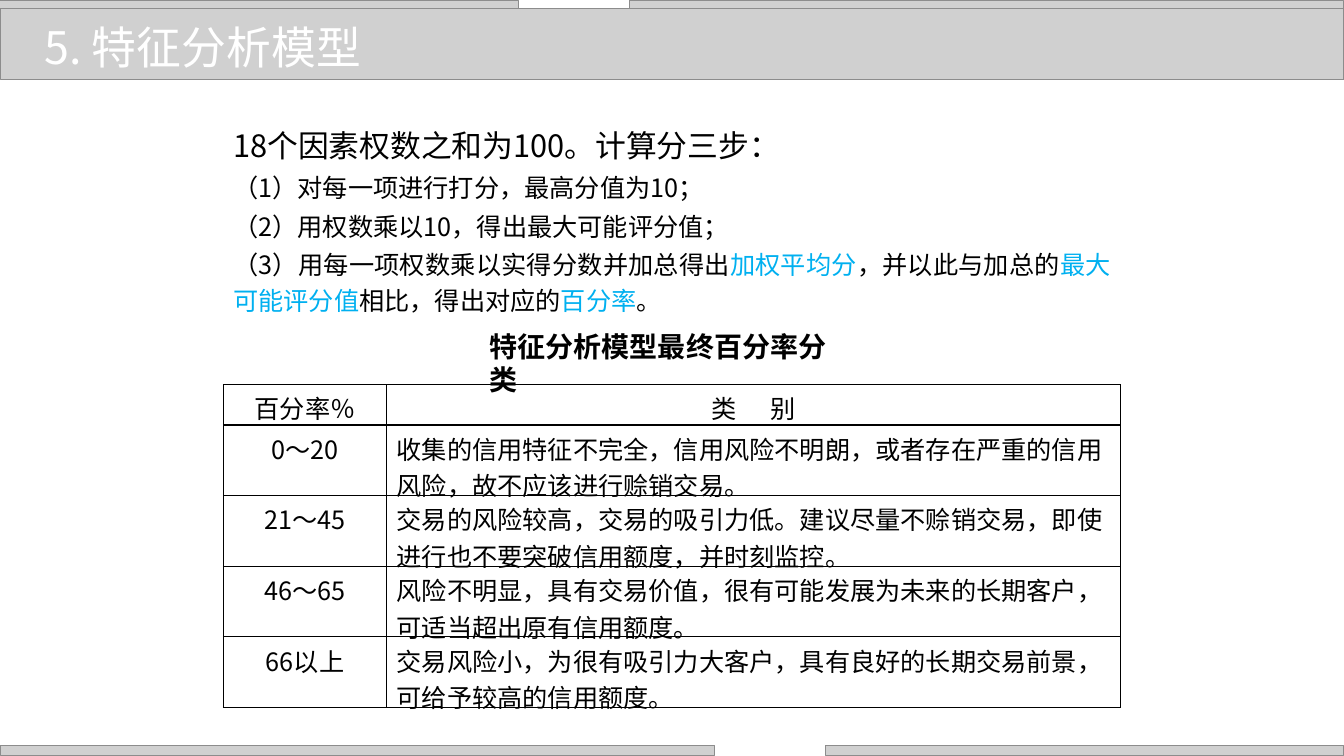
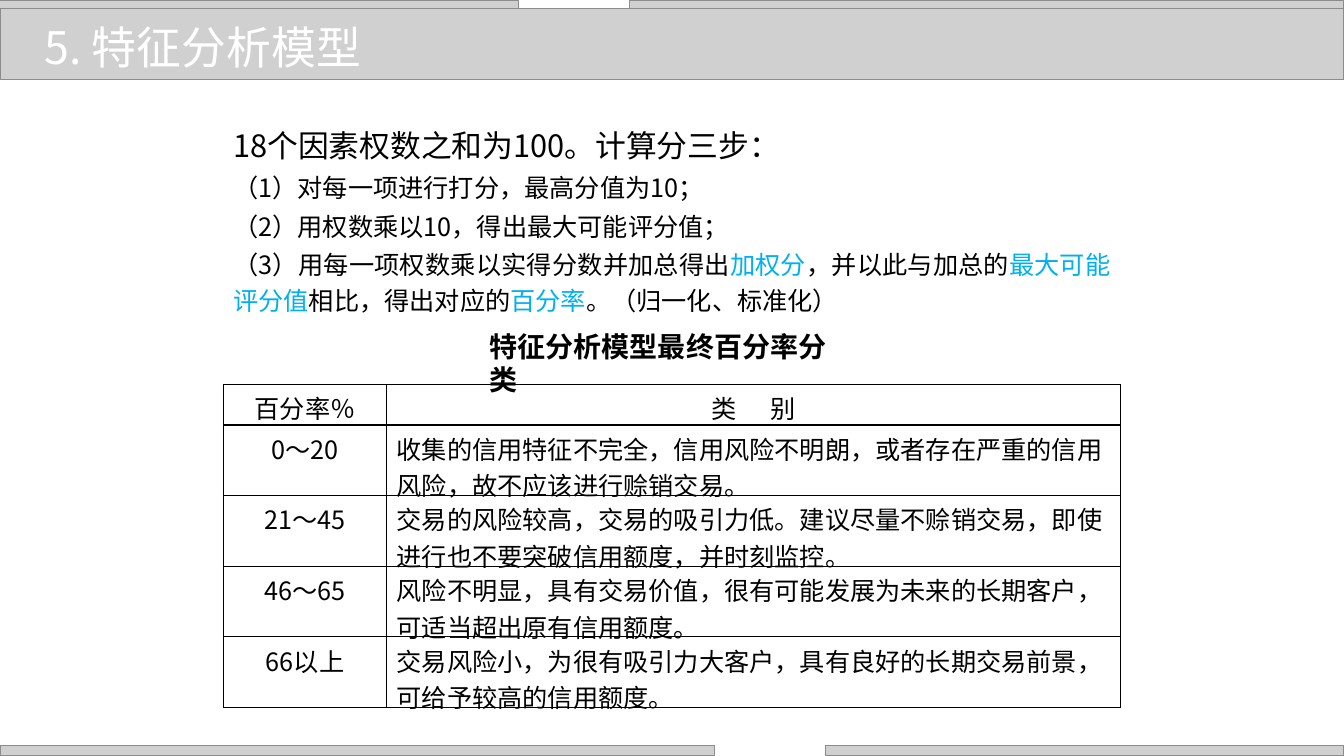
Before and after one commit to zhangjianzhang/internet_credit, a slide deck: slide 20 of files/slides/lecture_6.pptx. Drawn at 1344x756 pixels with LibreOffice and Linux fonts; fonts in the diff are those of the drawing; grey boxes stand for pictures; background and template pictures are left out. Boxes give left, top, right and bottom in pixels: in the first picture for what was removed or moved away, otherwise in the second. Text is boxed around its words. In the diff, an @@ line names an element or a change of style, - is before the commit and + after.

```diff
--- a/files/slides/lecture_6.pptx
+++ b/files/slides/lecture_6.pptx
@@ text at <box>233,252,1110,313</box>: text changed @@
-（3）用每一项权数乘以实得分数并加总得出加权平均分，并以此与加总的最大可能评分值相比，得出对应的百分率。
+（3）用每一项权数乘以实得分数并加总得出加权分，并以此与加总的最大可能评分值相比，得出对应的百分率。（归一化、标准化）
```
Also in this commit, not shown: 4 other slides changed, 10 other files.
